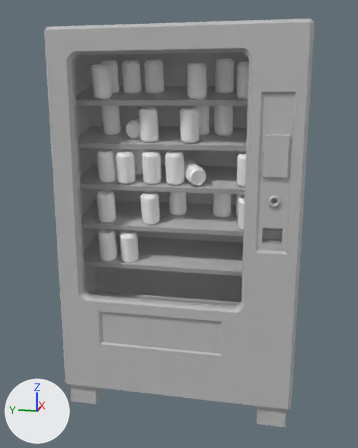
An edit to the FBX model Airport_HTC.Prototype/Assets/Art/proto_models/prop_vending_machine_anim.fbx, drawn before and after from the same camera.
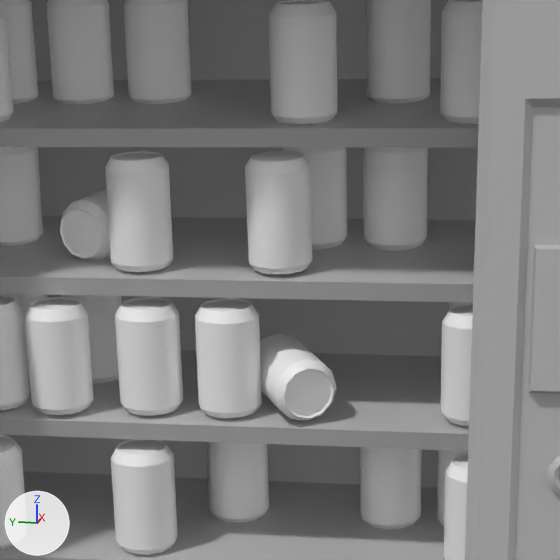
Old and new are each drawn whole from a 50 mm camera at (-2.968, -0.53, 1.761) aimed at (-0.022, 0.059, 1.024) and again close up on the part from 30% to 76% of the width and 14% to 51% of the height. Lighting does not change. The marker at lower left points along +X, +Y and +Z. Where no turn or scale is listed for an object, it has been applied to the vertices.

The older version as bpy lines, for what is in view:
```python
me_mesh = bpy.data.meshes.new('Mesh')
me_mesh.from_pydata(...)  # 1995 vertices, 1900 faces; spans x -0.5..0.5, y -0.66..0.66, z 0.0..2.13
# faces by material slot: [3, 65, 16, 40, 36, 1740]
me_mesh.materials.append(mat_lambert1)  # grey #bcbcbc
me_mesh.materials.append(mat_metal_tubes)  # grey #bcbcbc
me_mesh.materials.append(mat_hard_plastic)  # grey #bcbcbc
me_mesh.materials.append(mat_brass_metal)  # grey #bcbcbc
me_mesh.materials.append(mat_dark_plastic)  # grey #bcbcbc
me_mesh.materials.append(mat_soda_can)  # its picture is missing
me_mesh_001 = bpy.data.meshes.new('Mesh.001')
me_mesh_001.from_pydata(...)  # 86 vertices, 96 faces; spans x -0.081..0.05, y -0.052..0.053, z -0.011..0.18
me_mesh_001.materials.append(mat_soda_can)  # its picture is missing
ob_can_anim = bpy.data.objects.new('CAN_anim', me_mesh_001)
ob_can_anim.location = (-0.237, -0.046, 1.556)
ob_vending_machine2 = bpy.data.objects.new('vending_machine2', me_mesh)
ob_vending_machine2.location = (0.0, 0.0, 0.0)
```
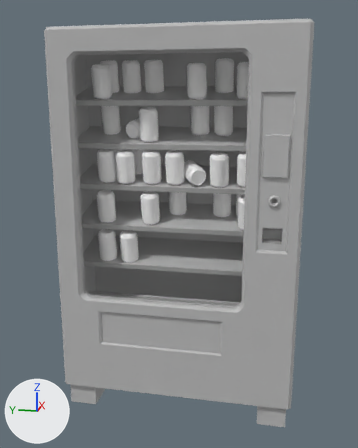
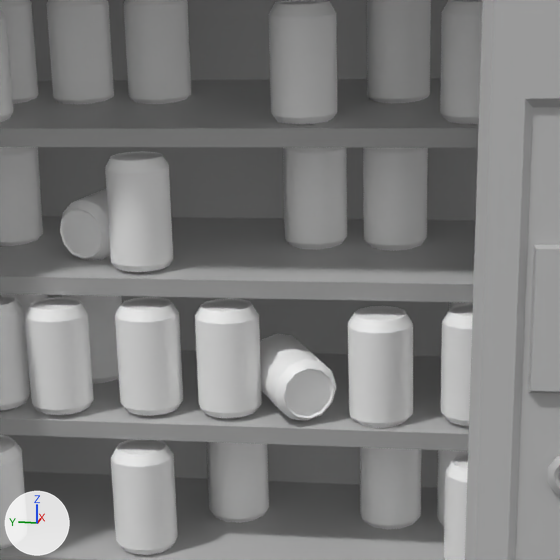
Boxes [x1, y1, x2, y2] around the edits, measured in the close-ups (560 x 560 px):
'CAN_anim', moved
    before: [245, 151, 312, 274]
    after: [348, 306, 413, 428]

Edits to the bpy script that builds the scene:
```text
Change ob_can_anim:
    ob_can_anim.location: (-0.237, -0.046, 1.556) -> (-0.237, -0.213, 1.314)
```
